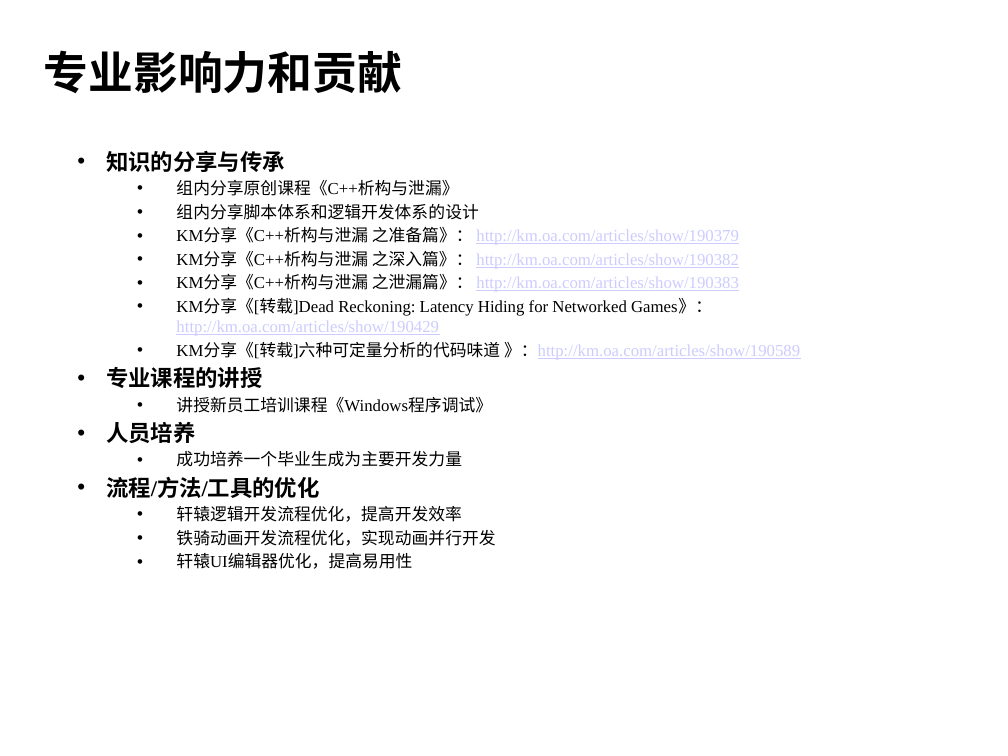
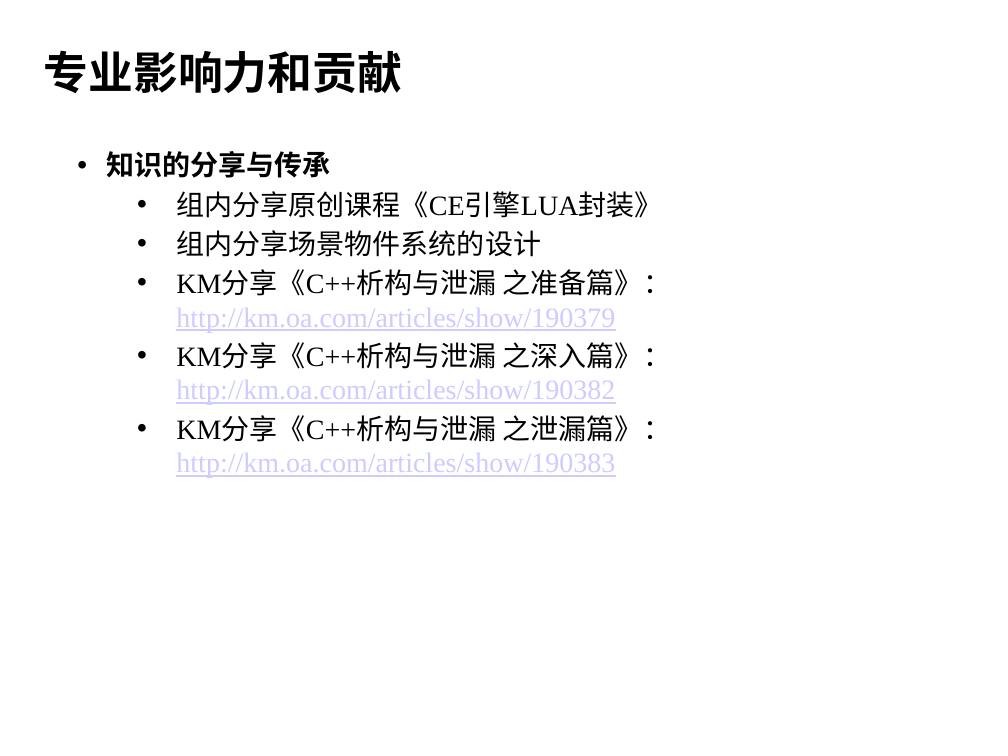
Before and after one commit to henryfung01/StreetFighter, a slide deck: slide 21 of Doc/whitebai.pptx (slide 23 before the commit). Drawn at 1008x756 pixels with LibreOffice and Linux fonts; fonts in the diff are those of the drawing; background and template pictures are left out. Boxes give left, top, right and bottom in pixels: in the first picture for what was removed or moved away, otherwise in the second. Text is boxed around its words. In the diff, an @@ line names an element or a change of style, - is before the commit and + after.

```diff
--- a/Doc/whitebai.pptx
+++ b/Doc/whitebai.pptx
@@ text at box(106, 151, 671, 478): size 16 to 20 pt in "知识的分享与传承"; size 12 to 20 pt in "KM分享《C++析构与泄漏 之准备篇》： http://km.oa.com/articles/show/190379", "KM分享《C++析构与泄漏 之深入篇》： http://km.oa.com/articles/show/190382", "KM分享《C++析构与泄漏 之泄漏篇》： http://km.oa.com/articles/show/190383"; more space between paragraphs @@
@@ text at box(176, 191, 662, 257): text changed; size 12 to 20 pt @@
-  • 组内分享原创课程《C++析构与泄漏》
-  • 组内分享脚本体系和逻辑开发体系的设计
+  • 组内分享原创课程《CE引擎LUA封装》
+  • 组内分享场景物件系统的设计
@@ text at box(106, 299, 800, 569): paragraphs removed @@
-  • KM分享《[转载]Dead Reckoning: Latency Hiding for Networked Games》： http://km.oa.com/articles/show/190429
-  • KM分享《[转载]六种可定量分析的代码味道 》：http://km.oa.com/articles/show/190589
-• 专业课程的讲授
-  • 讲授新员工培训课程《Windows程序调试》
-• 人员培养
-  • 成功培养一个毕业生成为主要开发力量
-• 流程/方法/工具的优化
-  • 轩辕逻辑开发流程优化，提高开发效率
-  • 铁骑动画开发流程优化，实现动画并行开发
-  • 轩辕UI编辑器优化，提高易用性
```
Also in this commit, not shown: 4 other slides changed, 4 slides added, 5 slides removed.
